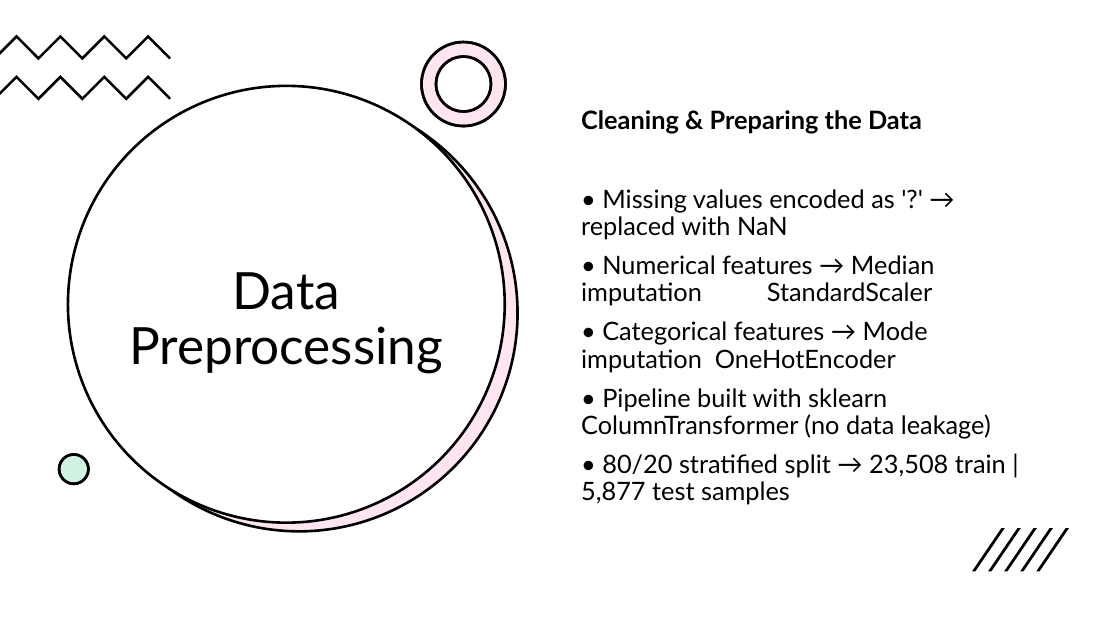
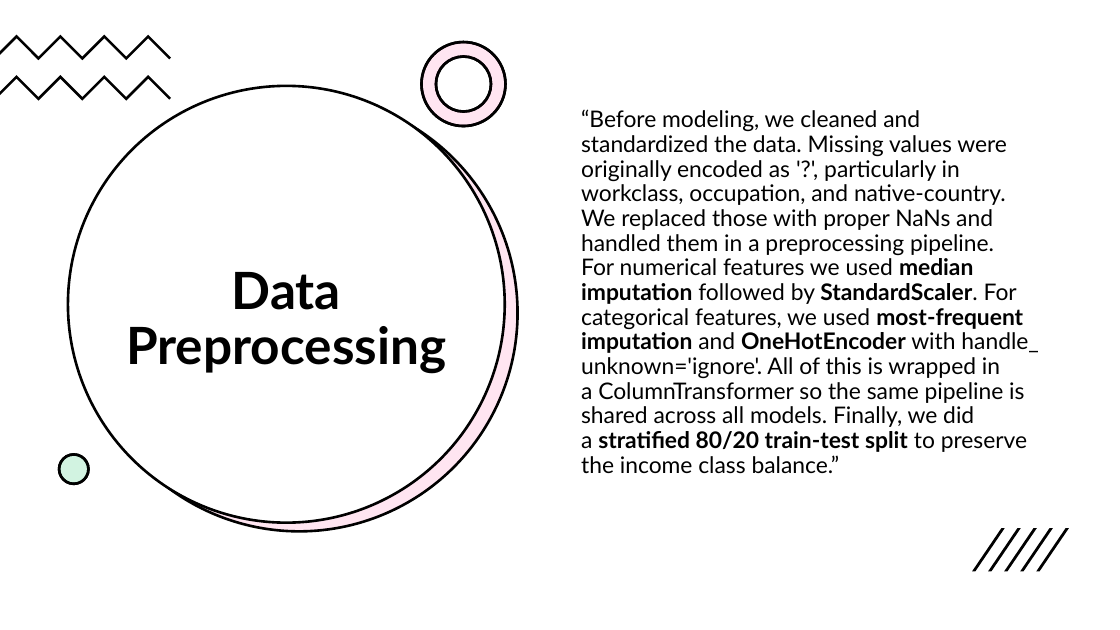
Before and after one commit to htoor2026/PROG2590, a slide deck: slide 7 of PROG2590_Group5_Presentation.pptx (slide 5 before the commit). Drawn at 1120x630 pixels with LibreOffice and Linux fonts; fonts in the diff are those of the drawing. Boxes give left, top, right and bottom in pixels: in the first picture for what was removed or moved away, otherwise in the second. Text is boxed around its words. In the diff, an @@ line names an element or a change of style, - is before the commit and + after.

Commit message:
Clean repo, remove unwanted files, add final presentation

```diff
--- a/PROG2590_Group5_Presentation.pptx
+++ b/PROG2590_Group5_Presentation.pptx
@@ text at (581,109,1038,474): text changed; size 21.7 to 19.6 pt @@
-Cleaning & Preparing the Data
-• Missing values encoded as '?' → replaced with NaN
-• Numerical features → Median imputation StandardScaler
-• Categorical features → Mode imputation OneHotEncoder
-• Pipeline built with sklearn ColumnTransformer (no data leakage)
-• 80/20 stratified split → 23,508 train | 5,877 test samples
+“Before modeling, we cleaned and standardized the data. Missing values were originally encoded as '?', particularly in workclass, occupation, and native-country. We replaced those with proper NaNs and handled them in a preprocessing pipeline.
+For numerical features we used median imputation followed by StandardScaler. For categorical features, we used most‑frequent imputation and OneHotEncoder with handle_unknown='ignore'. All of this is wrapped in a ColumnTransformer so the same pipeline is shared across all models. Finally, we did a stratified 80/20 train‑test split to preserve the income class balance.”
@@ title "Data Preprocessing" at (126,272,446,374): bold on @@
```
Also in this commit, not shown: 8 other slides changed, 9 slides added, 4 slides removed, 17 other files.
